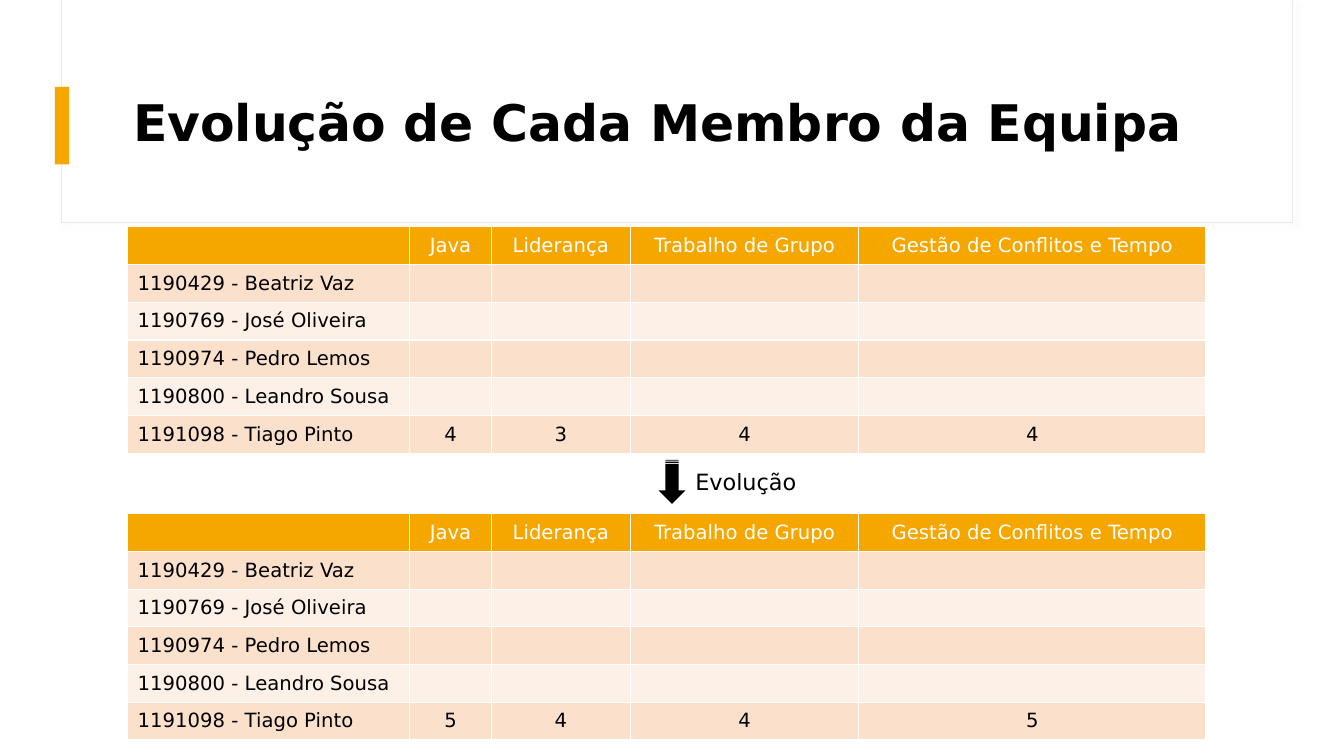
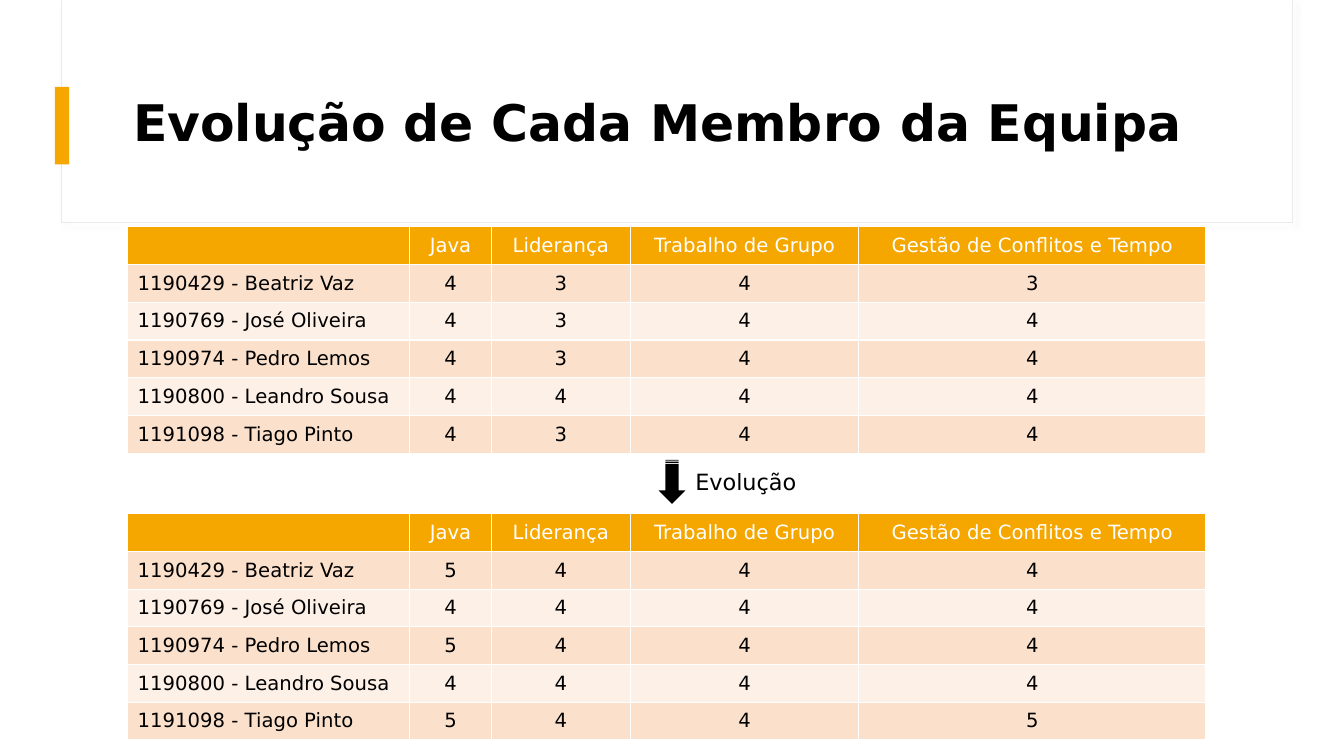
Before and after one commit to pedrolemos4/LAPR4, a slide deck: slide 11 of docs/Apresentação/US9002_Apresentação.pptx. Drawn at 1344x756 pixels with LibreOffice and Linux fonts; fonts in the diff are those of the drawing. Boxes give left, top, right and bottom in pixels: in the first picture for what was removed or moved away, otherwise in the second. Text is boxed around its words. In the diff, an @@ line names an element or a change of style, - is before the commit and + after.

```diff
--- a/docs/Apresentação/US9002_Apresentação.pptx
+++ b/docs/Apresentação/US9002_Apresentação.pptx
@@ table at <box>128,227,1207,454</box> @@
-row 2: 1190429 - Beatriz Vaz |  |  |  | 
+row 2: 1190429 - Beatriz Vaz | 4 | 3 | 4 | 3
-row 3: 1190769 - José Oliveira |  |  |  | 
+row 3: 1190769 - José Oliveira | 4 | 3 | 4 | 4
-row 4: 1190974 - Pedro Lemos |  |  |  | 
+row 4: 1190974 - Pedro Lemos | 4 | 3 | 4 | 4
-row 5: 1190800 - Leandro Sousa |  |  |  | 
+row 5: 1190800 - Leandro Sousa | 4 | 4 | 4 | 4
@@ table at <box>128,513,1207,740</box> @@
-row 2: 1190429 - Beatriz Vaz |  |  |  | 
+row 2: 1190429 - Beatriz Vaz | 5 | 4 | 4 | 4
-row 3: 1190769 - José Oliveira |  |  |  | 
+row 3: 1190769 - José Oliveira | 4 | 4 | 4 | 4
-row 4: 1190974 - Pedro Lemos |  |  |  | 
+row 4: 1190974 - Pedro Lemos | 5 | 4 | 4 | 4
-row 5: 1190800 - Leandro Sousa |  |  |  | 
+row 5: 1190800 - Leandro Sousa | 4 | 4 | 4 | 4
```
Also in this commit, not shown: 8 other slides changed, 1 slide added.
